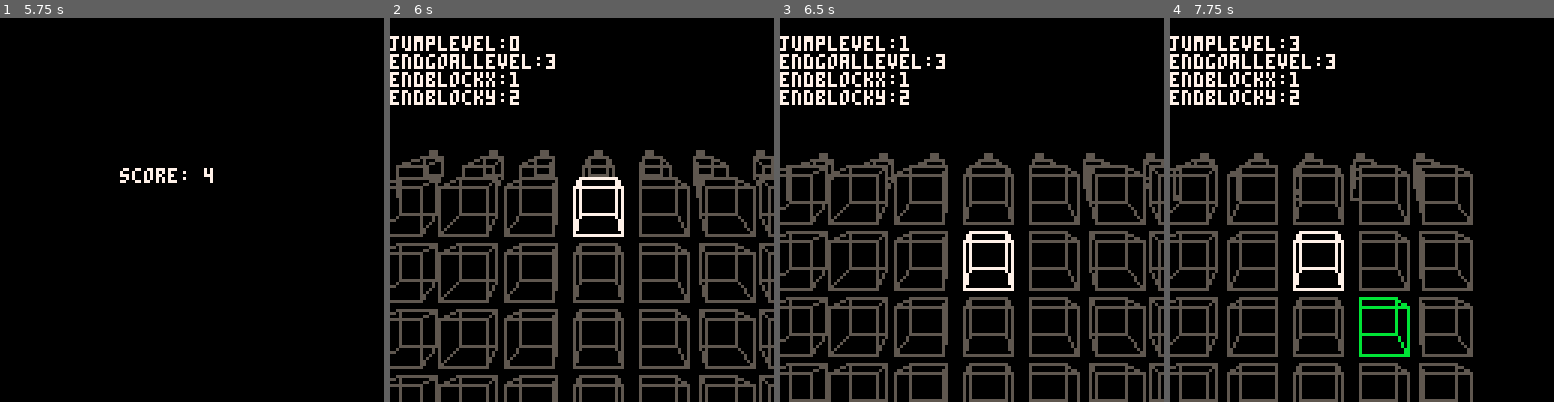
Above: before the commit, frames 1-4 (left to right).
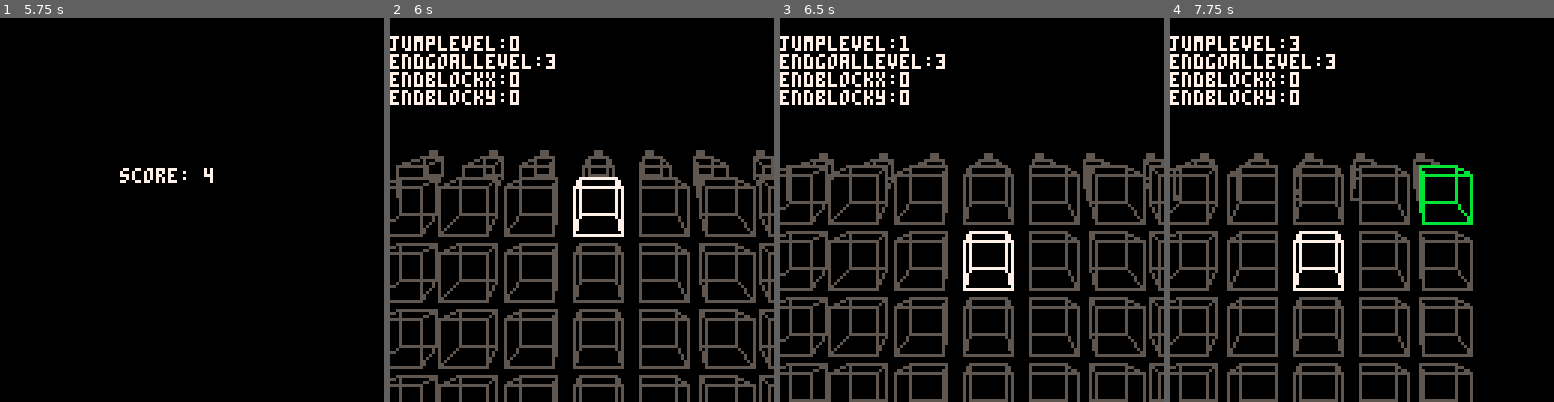
Above: after the commit, the same moments.

Repository: abemassry/dimensional-jump
Game: PICO-8 cartridge dimensional-jump.p8
Same seed, same stepped clock (60 frames per second), same inputs: the game is played once before the commit and once after it.
Inputs:
- Up to frame 1 (5.75 s): tap X (X key) at 0.33, 1.07, 1.85, 2.97, 4.08, 5.2 s; tap O (Z key) at 0.7, 1.7, 2.1, 2.5, 2.9, 3.3, 3.7, 4.1, 4.5, 4.9, 5.3, 5.7 s; hold Right 1.6-2.1 s; hold Up 2.15-2.42 s; hold Right 2.47-3.03 s; hold Left 3.08-3.58 s; hold Down 3.63-3.97 s; hold Right 4.02-4.68 s; hold Up 4.73-5.03 s; hold Left 5.08-5.68 s; hold Down from 5.73 s (still down)
- Up to frame 2 (6 s): keep holding Down
- Up to frame 3 (6.5 s): release Down at 6.03 s; hold Right from 6.08 s (still down); tap O (Z key) at 6.1 s; tap X (X key) at 6.32 s
- Up to frame 4 (7.75 s): tap O (Z key) every 0.4 s from 6.5 to 7.7 s; release Right at 6.58 s; hold Right 6.63-7.13 s; hold Up 7.18-7.45 s; tap X (X key) at 7.43 s; hold Right from 7.5 s (still down)

Frame 1 is identical in both runs. In frame 2, less than 0.1% of the frame differs, in the area x 31-34%, y 14-22%; in frame 3, less than 0.1%; in frame 4, 1.5%, in the area x 31-79%, y 14-89%.

Commit message:
getting there with the end of the 3d level

Diff:
--- a/dimensional-jump.p8
+++ b/dimensional-jump.p8
@@ -532,8 +532,8 @@
 		jumptimer = 0,
 		jumptimerset = false,
 		endgoallevel = 3, -- change to 24?
-		endblockx = flr(rnd(6)),
-		endblocky = flr(rnd(3)),
+		endblockx = 0, --flr(rnd(6)),
+		endblocky = 0, --flr(rnd(3)),
 
 		update=function(self)
 			-- current = 0
@@ -695,31 +695,31 @@
 					if (self.lvl >= 3) ydiff = ydiff + 6 + (self.jumpanim * .2)
 					c = 5
 					if (self.prevcurrent == 3 and self.jumppress == true and i == self.lvl) c = 7
-					if (self.endgoallevel == (self.jumplevel+1) and i == 0 and self.endblocky == i and self.endblockx == 0) c = 11
+					if (self.endgoallevel == (self.jumplevel) and self.jumppress == true and i == 0 and self.endblocky == i and self.endblockx == 0) c = 11
 					setup_block(ja5+self.xcpos+64+55,64+ydiff,zdiff,depth,12+self.xnudge,self.u,c,self.blocksize)
 					c = 5
 					if (self.prevcurrent == 2 and self.jumppress == true and i == self.lvl) c = 7
-					if (self.endgoallevel == (self.jumplevel+1) and i == 0 and self.endblocky == i and self.endblockx == 1) c = 11
+					if (self.endgoallevel == (self.jumplevel) and self.jumppress == true and i == 0 and self.endblocky == i and self.endblockx == 1) c = 11
 					setup_block(ja5+self.xcpos+64+35,64+ydiff,zdiff,depth,10+self.xnudge,self.u,c,self.blocksize)
 					c = 5
 					if (self.prevcurrent == 1 and self.jumppress == true and i == self.lvl) c = 7
-					if (self.endgoallevel == (self.jumplevel+1) and i == 0 and self.endblocky == i and self.endblockx == 2) c = 11
+					if (self.endgoallevel == (self.jumplevel) and self.jumppress == true and i == 0 and self.endblocky == i and self.endblockx == 2) c = 11
 					setup_block(ja2+self.xcpos+64+18,64+ydiff,zdiff,depth,8+self.xnudge,self.u,c,self.blocksize)
 					c = 5
 					if (self.prevcurrent == 0 and self.jumppress == true and i == self.lvl) c = 7
-					if (self.endgoallevel == (self.jumplevel+1) and i == 0 and self.endblocky == i and self.endblockx == 3) c = 11
+					if (self.endgoallevel == (self.jumplevel) and self.jumppress == true and i == 0 and self.endblocky == i and self.endblockx == 3) c = 11
 					setup_block(self.xcpos+64,64+ydiff,zdiff,depth,7+self.xnudge,self.u,c,self.blocksize)
 					c = 5
 					if (self.prevcurrent == -1 and self.jumppress == true and i == self.lvl) c = 7
-					if (self.endgoallevel == (self.jumplevel+1) and i == 0 and self.endblocky == i and self.endblockx == 4) c = 11
+					if (self.endgoallevel == (self.jumplevel) and self.jumppress == true and i == 0 and self.endblocky == i and self.endblockx == 4) c = 11
 					setup_block(ja2n+self.xcpos+64-18,64+ydiff,zdiff,depth,4+self.xnudge,self.u,c,self.blocksize)
 					c = 5
 					if (self.prevcurrent == -2 and self.jumppress == true and i == self.lvl) c = 7
-					if (self.endgoallevel == (self.jumplevel+1) and i == 0 and self.endblocky == i and self.endblockx == 5) c = 11
+					if (self.endgoallevel == (self.jumplevel) and self.jumppress == true and i == 0 and self.endblocky == i and self.endblockx == 5) c = 11
 					setup_block(ja5n+self.xcpos+64-35,64+ydiff,zdiff,depth,2+self.xnudge,self.u,c,self.blocksize)
 					c = 5
 					if (self.prevcurrent == -3 and self.jumppress == true and i == self.lvl) c = 7
-					if (self.endgoallevel == (self.jumplevel+1) and i == 0 and self.endblocky == i and self.endblockx == 6) c = 11
+					if (self.endgoallevel == (self.jumplevel) and self.jumppress == true and i == 0 and self.endblocky == i and self.endblockx == 6) c = 11
 					setup_block(ja5n+self.xcpos+64-55,64+ydiff,zdiff,depth,0+self.xnudge,self.u,c,self.blocksize)
 				end
 			end
